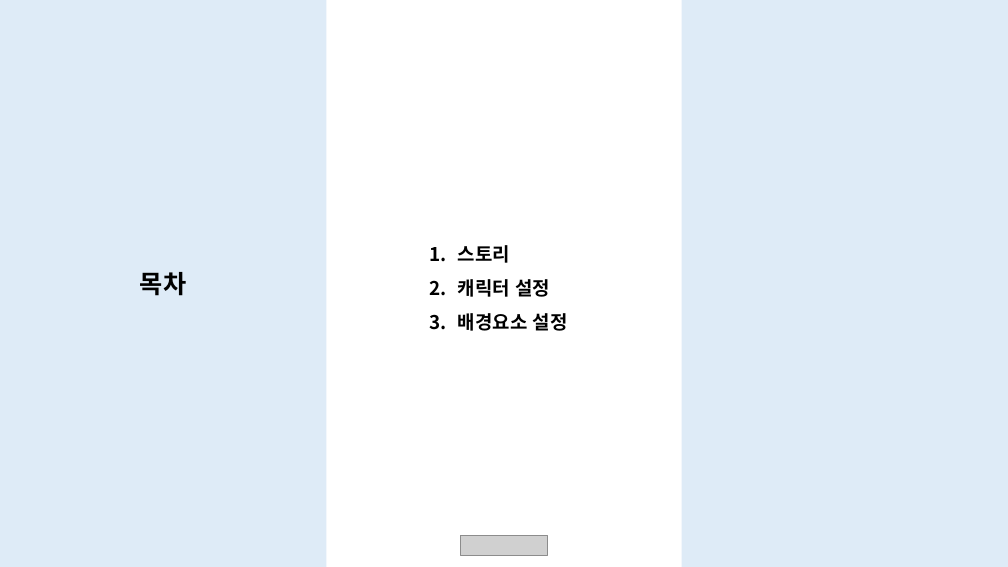
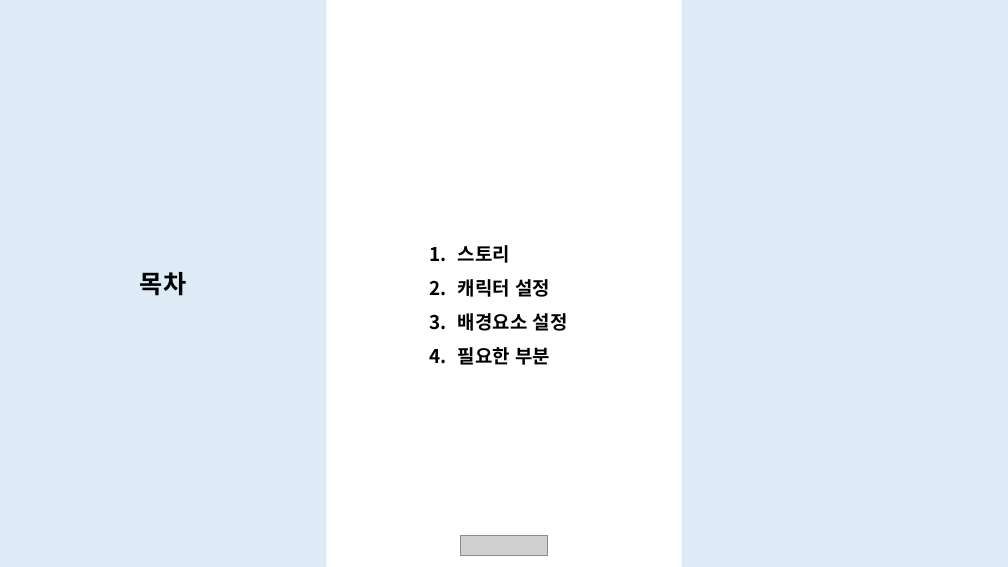
Before and after one commit to PerfectEgg/-Receivers, a slide deck: slide 2 of Doc/Story/캐릭터 설정_v1.02.pptx. Drawn at 1008x567 pixels with LibreOffice and Linux fonts; fonts in the diff are those of the drawing; grey boxes stand for pictures. Boxes give left, top, right and bottom in pixels: in the first picture for what was removed or moved away, otherwise in the second. Text is boxed around its words. In the diff, an @@ line names an element or a change of style, - is before the commit and + after.

```diff
--- a/Doc/Story/캐릭터 설정_v1.02.pptx
+++ b/Doc/Story/캐릭터 설정_v1.02.pptx
@@ text at box(458, 347, 550, 365): paragraph added @@
+4. 필요한 부분
```
Also in this commit, not shown: 5 other slides changed, 6 slides added.
